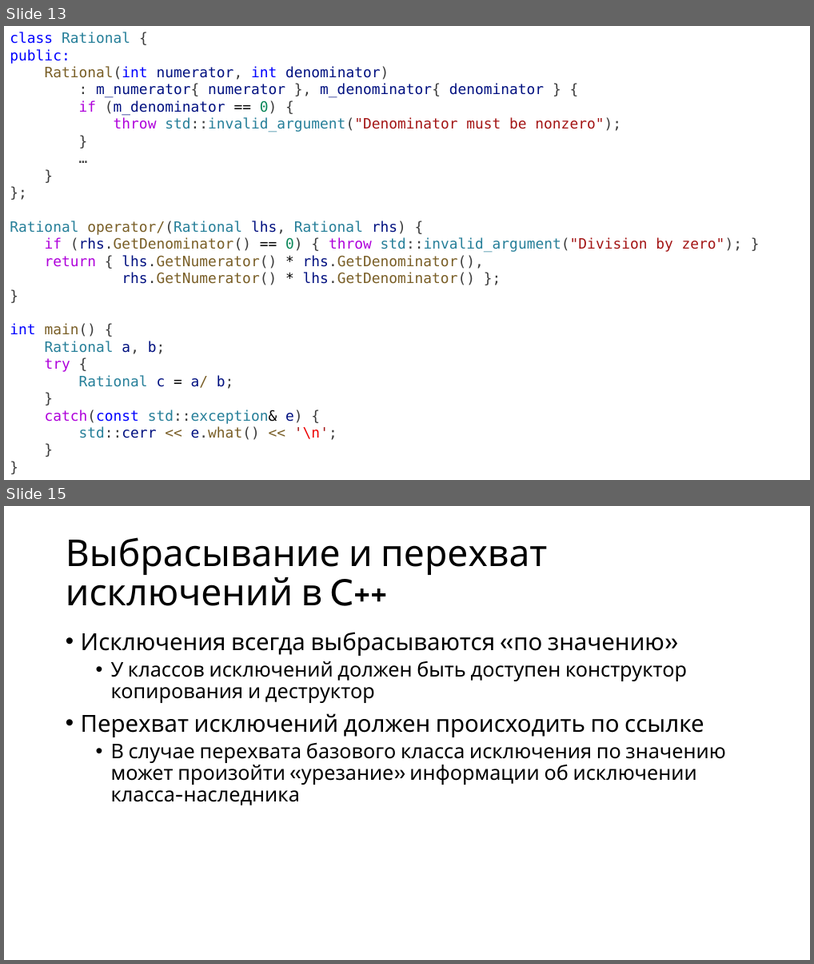
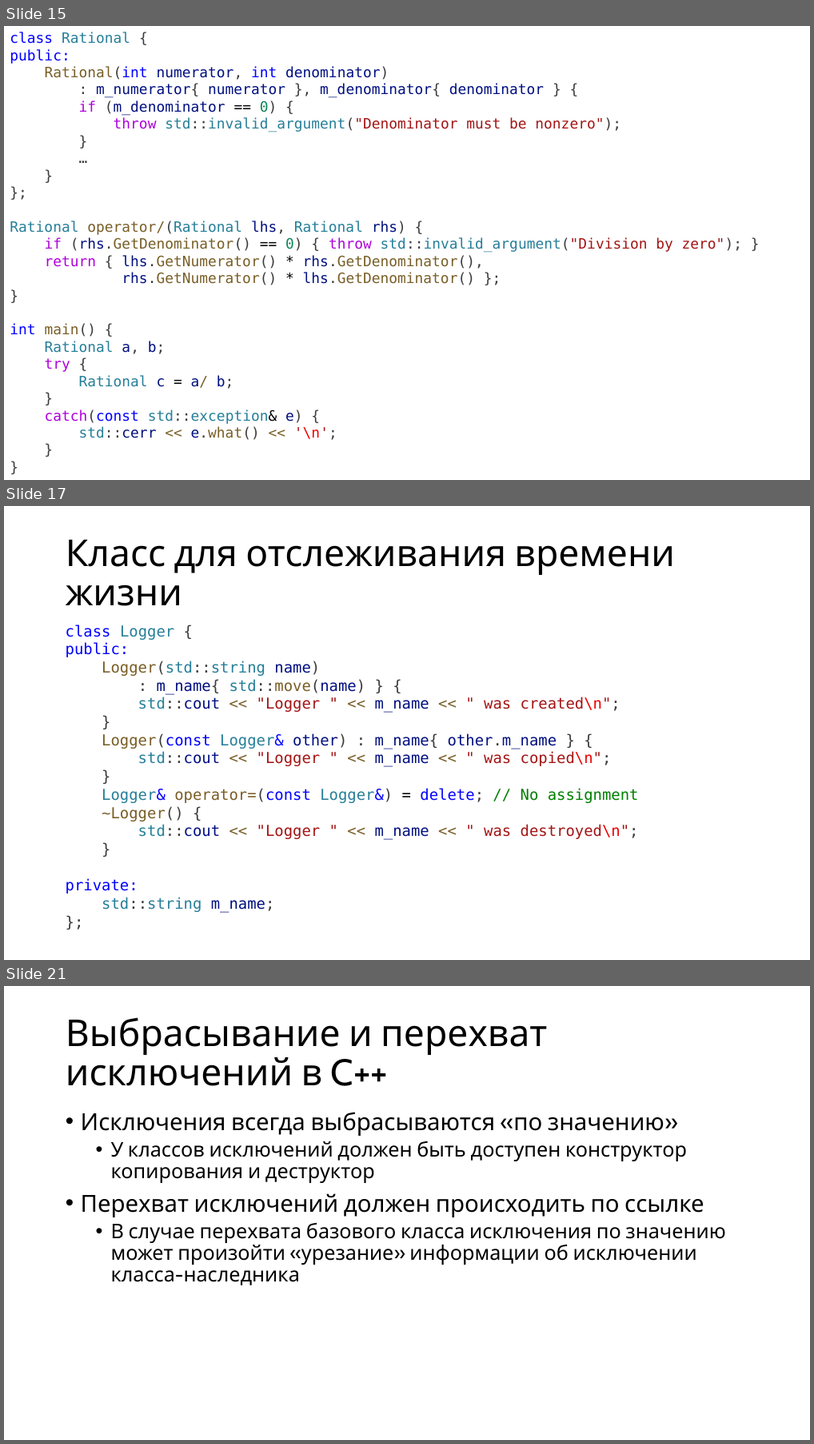
Before and after one commit to alexey-malov/oop, a slide deck: lectures/05/Обработка ошибок и исключительных ситуаций.pptx. Shown one above the other, each under a label of ours: slides 13 and 15 before the commit, slides 15, 17 and 21 after it; the slides between them are not shown. The pictures are 814x964 and 814x1444 pixels, drawn with LibreOffice and Linux fonts; fonts in the diff are those of the drawing. Boxes give left, top, right and bottom in pixels: in the first picture for what was removed or moved away, otherwise in the second. Text is boxed around its words. In the diff, an @@ line names an element or a change of style, - is before the commit and + after.

```diff
--- a/lectures/05/Обработка ошибок и исключительных ситуаций.pptx
+++ b/lectures/05/Обработка ошибок и исключительных ситуаций.pptx
@@ slide 17 added at [4,506,810,960], background #FFFFFF @@
@@ title added at [66,540,675,606], 44 pt, text #000000 @@
+Класс для отслеживания времени жизни
@@ text added at [66,624,639,912], 18 pt, text #001080 @@
+class Logger {
+public:
+Logger(std::string name)
+: m_name{ std::move(name) } {
+std::cout << "Logger " << m_name << " was created\n";
+}
+Logger(const Logger& other) : m_name{ other.m_name } {
+std::cout << "Logger " << m_name << " was copied\n";
+}
+Logger& operator=(const Logger&) = delete; // No assignment
+~Logger() {
+std::cout << "Logger " << m_name << " was destroyed\n";
+}
+private:
+std::string m_name;
+};
@@ what was slide 13 is now slide 15 @@
@@ what was slide 15 is now slide 21 @@
```
Also in this commit, not shown: 13 slides changed, 13 other slides added, 1 slide removed, 2 other files.
